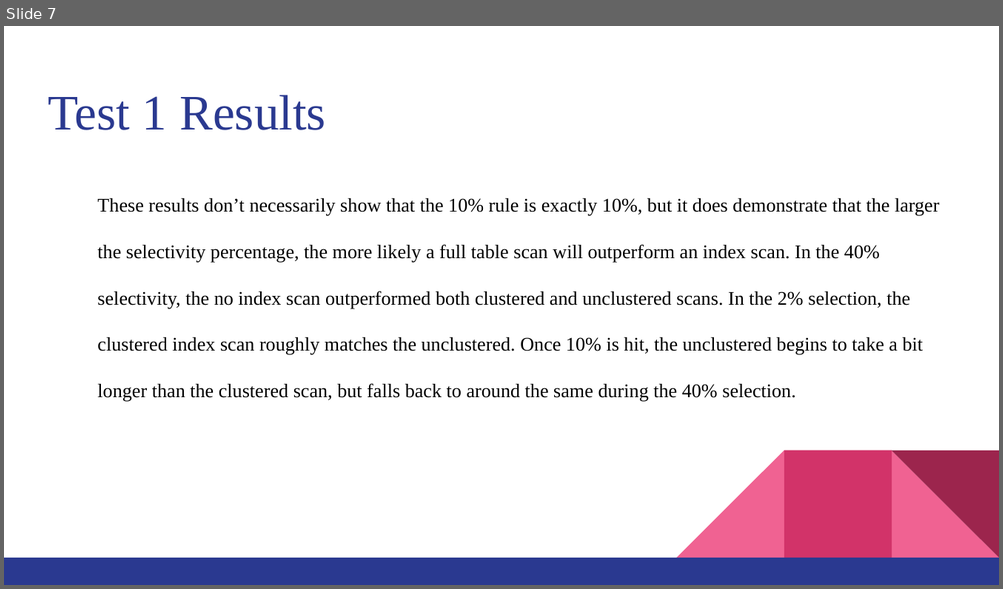
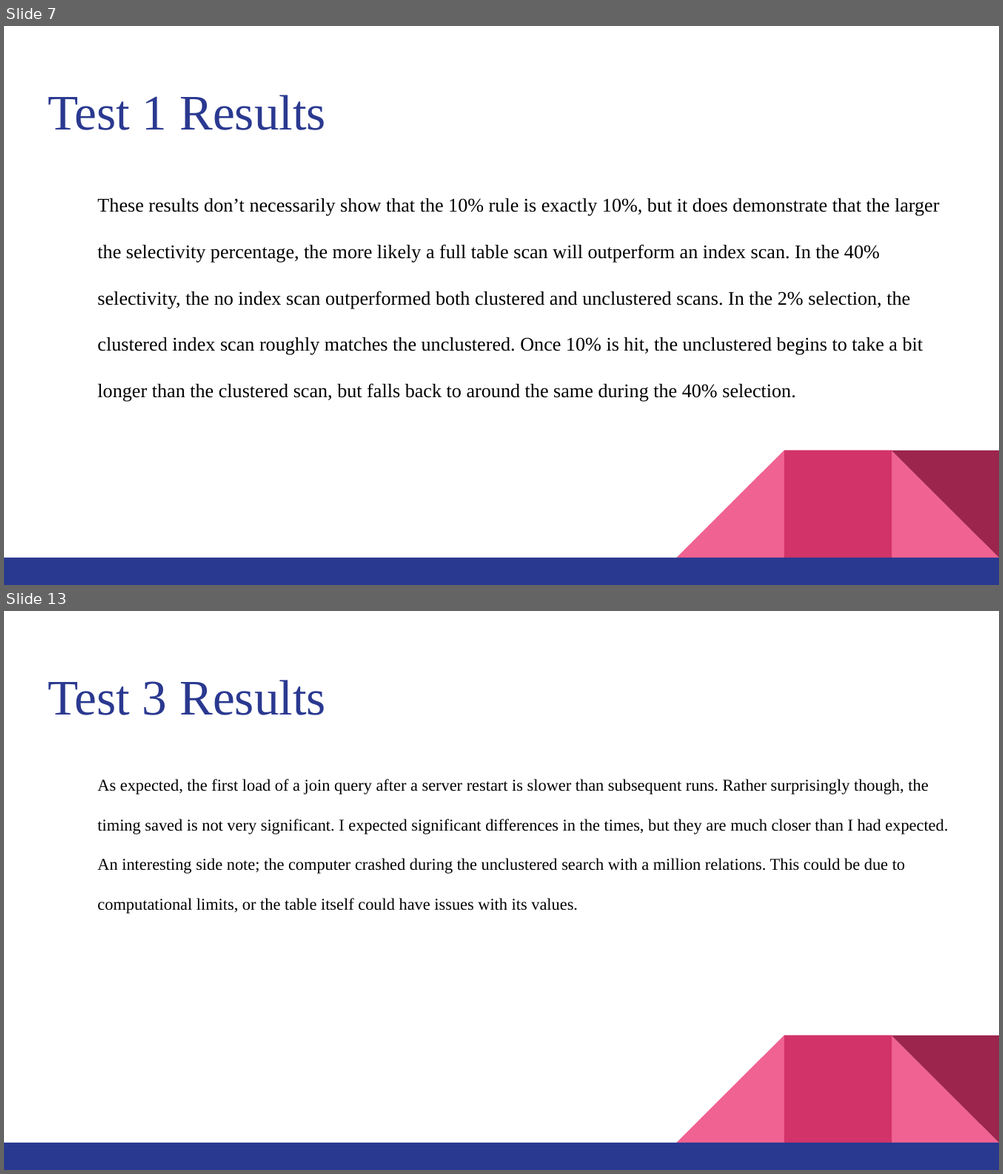
Before and after one commit to i4mTheWalrus/CS487-Proj, a slide deck: CS487P Project Presentation.pptx. Shown one above the other, each under a label of ours: slide 7 before the commit, slides 7 and 13 after it; the slides between them are not shown. The pictures are 1003x589 and 1003x1174 pixels, drawn with LibreOffice and Linux fonts; fonts in the diff are those of the drawing. Boxes give left, top, right and bottom in pixels: in the first picture for what was removed or moved away, otherwise in the second. Text is boxed around its words. In the diff, an @@ line names an element or a change of style, - is before the commit and + after.

```diff
--- a/CS487P Project Presentation.pptx
+++ b/CS487P Project Presentation.pptx
@@ slide 13 added at (4,611,999,1170), background #FFFFFF; not listed: 5 template elements that a slide beside it also shows @@
@@ title added at (48,680,326,715), 36 pt, text #2A3990 @@
+Test 3 Results
@@ text added at (97,779,948,914), 12 pt, text #000000 @@
+As expected, the first load of a join query after a server restart is slower than subsequent runs. Rather surprisingly though, the timing saved is not very significant. I expected significant differences in the times, but they are much closer than I had expected. An interesting side note; the computer crashed during the unclustered search with a million relations. This could be due to computational limits, or the table itself could have issues with its values.
```
Also in this commit, not shown: 4 slides changed, 3 other slides added, 4 slides removed.
